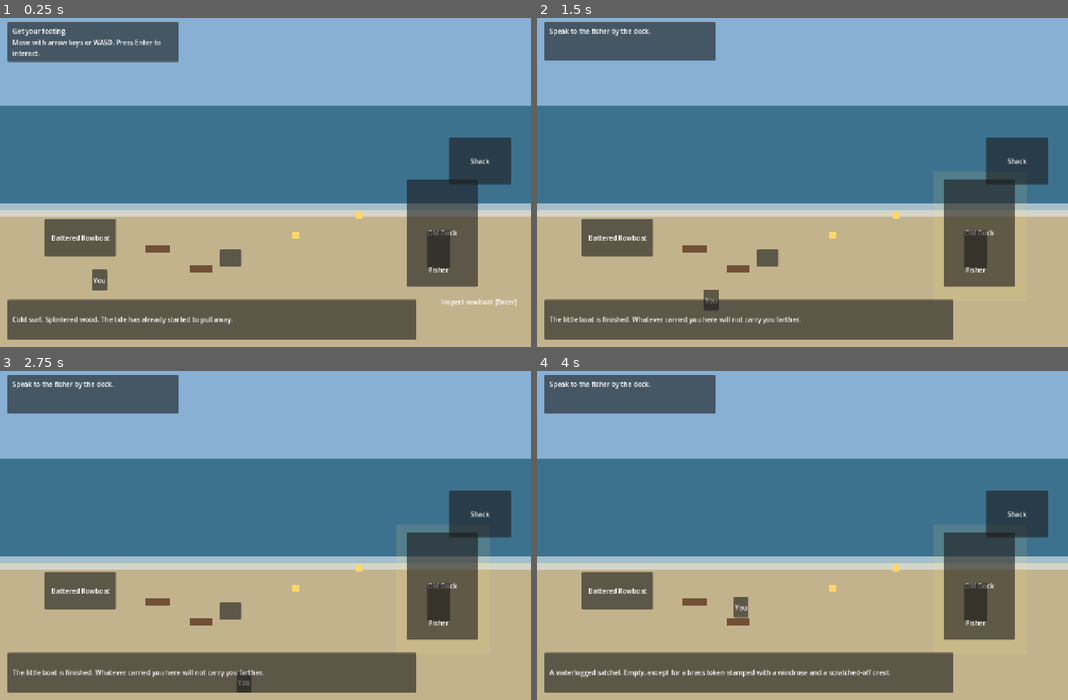
Above: before the commit, frames 1-4 (two rows, left to right).
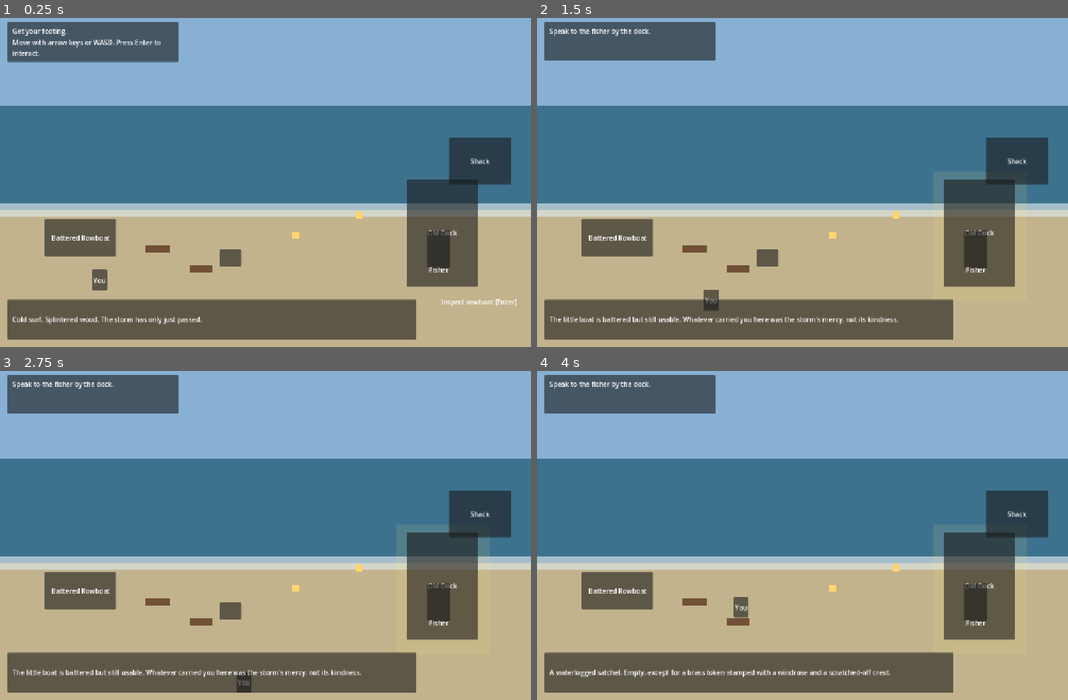
Above: after the commit, the same moments.

Repository: nwrowe/project-northwind
Game: Godot game, scene res://scenes/Main.tscn
Same seed, same stepped clock (60 frames per second), same inputs: the game is played once before the commit and once after it.
Inputs (mouse positions are in pixels of both pictures, inside the frame that each line leads up to):
- Up to frame 1 (0.25 s): no input
- Up to frame 2 (1.5 s): tap Enter (ui_accept) at 0.5, 0.77 s; move the mouse to (919, 162) at 0.52 s; hold Right (ui_right) 0.53-1.28 s; click (919, 162) at 0.67 s; move the mouse to (696, 198) at 1.27 s; hold Down (ui_down) from 1.28 s (still down)
- Up to frame 3 (2.75 s): tap Enter (ui_accept) at 1.52 s; move the mouse to (318, 459) at 2.02 s; release Down (ui_down) at 2.03 s; hold Right (ui_right) from 2.03 s (still down)
- Up to frame 4 (4 s): tap Enter (ui_accept) at 2.75, 3.02, 3.77 s; move the mouse to (775, 601) at 2.77 s; release Right (ui_right) at 2.78 s; hold Up (ui_up) 2.78-3.53 s; click (775, 601) at 2.92 s; move the mouse to (961, 584) at 3.52 s; hold Left (ui_left) from 3.53 s (still down)

The runs differ from the first frame. In frame 1, 0.2% of the frame differs, in the area x 21-44%, y 90-94%; in frame 2, 0.5%; in frame 3, 0.5%, in the area x 12-68%, y 90-94%; in frame 4, less than 0.1%.

Commit message:
Tie starter loop to storm-damaged bridge crossing

Diff:
--- a/autoload/GameState.gd
+++ b/autoload/GameState.gd
@@ -43,6 +43,7 @@
 var inn_supply_story_stage: String = ""
 var inn_supply_order: Dictionary = {}
 var inn_supply_runs_completed: int = 0
+var starter_bridge_out: bool = true
 
 var recent_trip_reports: Array = []
 var morale_history: Array[int] = []
@@ -78,7 +79,7 @@
 	morale = 0
 	game_time_seconds = START_OF_DAY_SECONDS
 	weather_cycle_index = _get_weather_cycle_index()
-	_roll_weather_for_cycle(weather_cycle_index)
+	current_weather = WEATHER_STORM
 	known_port_ids = ["aurelia"]
 	ship_task_last_day = {}
 	next_trip_chart_discount = 0.0
@@ -86,6 +87,7 @@
 	inn_supply_story_stage = "inn_intro_available"
 	inn_supply_order = {}
 	inn_supply_runs_completed = 0
+	starter_bridge_out = true
 	recent_trip_reports = []
 	morale_history = []
 	debug_contract_success_count = 0
@@ -127,6 +129,7 @@
 		"inn_supply_story_stage": inn_supply_story_stage,
 		"inn_supply_order": inn_supply_order,
 		"inn_supply_runs_completed": inn_supply_runs_completed,
+		"starter_bridge_out": starter_bridge_out,
 		"recent_trip_reports": recent_trip_reports,
 		"morale_history": morale_history,
 		"debug_contract_success_count": debug_contract_success_count,
@@ -167,6 +170,7 @@
 	inn_supply_story_stage = str(data.get("inn_supply_story_stage", ""))
 	inn_supply_order = data.get("inn_supply_order", {})
 	inn_supply_runs_completed = int(data.get("inn_supply_runs_completed", 0))
+	starter_bridge_out = bool(data.get("starter_bridge_out", inn_supply_runs_completed == 0))
 	recent_trip_reports = data.get("recent_trip_reports", [])
 	morale_history = Array(data.get("morale_history", []), TYPE_INT, "", null)
 	debug_contract_success_count = int(data.get("debug_contract_success_count", 0))
@@ -189,6 +193,9 @@
 		inn_supply_story_stage = "inn_intro_available"
 	_update_weather_state()
 	_normalize_morale()
+
+func resolve_starter_bridge_repair() -> void:
+	starter_bridge_out = false
 
 func _normalize_active_contracts(raw_contracts: Array) -> Array:
 	var normalized: Array = []
--- a/scripts/opening/OpeningShore.gd
+++ b/scripts/opening/OpeningShore.gd
@@ -32,7 +32,7 @@
 	start_position = player.position
 	objective_label.text = OBJECTIVE_MOVE
 	hint_label.text = "Move with arrow keys or WASD. Press Enter to interact."
-	story_label.text = "Cold surf. Splintered wood. The tide has already started to pull away."
+	story_label.text = "Cold surf. Splintered wood. The storm has only just passed."
 	interact_label.visible = false
 	continue_button.visible = false
 	continue_button.text = "Continue to Aurelia"
@@ -98,7 +98,7 @@
 		story_label.text = "Salt, split timber, a torn strap. Nothing aboard tells you your name."
 		objective_label.text = OBJECTIVE_DOCK
 		return
-	story_label.text = "The little boat is finished. Whatever carried you here will not carry you farther."
+	story_label.text = "The little boat is battered but still usable. Whatever carried you here was the storm's mercy, not its kindness."
 
 func _interact_satchel() -> void:
 	satchel_checked = true
@@ -112,7 +112,7 @@
 
 	if not fisher_spoken:
 		fisher_spoken = true
-		story_label.text = "The fisher says Aurelia is up the bluff. It is a poor little port, but poor ports still need hands."
+		story_label.text = "The fisher says Aurelia is up the bluff. The storm wrecked the bridge to Varenna, but small boats can still make the river crossing."
 		continue_button.visible = true
 		transition_armed = true
 		return
@@ -123,7 +123,7 @@
 	if not transition_armed:
 		return
 	GameState.current_port_id = "aurelia"
-	GameState.pending_status_message = "You reach Aurelia soaked, nameless, and broke. Maris sends you toward the Lantern Cup, where there is at least a dry room waiting for the night."
+	GameState.pending_status_message = "You reach Aurelia after the storm, soaked and nameless. Maris sends you toward the Lantern Cup, where there is a dry room waiting and talk of a washed-out bridge to Varenna."
 	ScreenRouter.show_port_screen()
 
 func _is_near(node: Control) -> bool:
--- a/scripts/systems/StarterStorySystem.gd
+++ b/scripts/systems/StarterStorySystem.gd
@@ -5,11 +5,11 @@
 const SOURCE_PORT_ID := "varenna"
 const STARTER_GOOD_ID := "grain"
 const STARTER_QUANTITY := 2
-const STARTER_ADVANCE_MONEY := 30
-const STARTER_ADVANCE_SUPPLIES := 6
+const STARTER_ADVANCE_MONEY := 24
+const STARTER_ADVANCE_SUPPLIES := 3
 const STARTER_PAYOUT := 58
-const REPEAT_ADVANCE_MONEY := 30
-const REPEAT_ADVANCE_SUPPLIES := 6
+const REPEAT_ADVANCE_MONEY := 24
+const REPEAT_ADVANCE_SUPPLIES := 2
 const REPEAT_PAYOUT := 52
 
 const STAGE_INN_INTRO := "inn_intro_available"
@@ -24,11 +24,15 @@
 	return not GameState.inn_supply_order.is_empty()
 
 func get_sleep_cost() -> int:
+	if GameState.starter_bridge_out:
+		return 0
 	if GameState.free_inn_nights > 0:
 		return 0
 	return 2 + GameState.crew_count
 
 func consume_sleep_payment() -> void:
+	if GameState.starter_bridge_out:
+		return
 	if GameState.free_inn_nights > 0:
 		GameState.free_inn_nights = max(0, GameState.free_inn_nights - 1)
 		return
@@ -59,7 +63,7 @@
 		return {
 			"visible": true,
 			"title": "Lantern Cup Supply Run",
-			"text": "The inn still needs %d %s from %s. You were advanced %d gold and %d supplie …(142 unchanged characters)…
+			"text": "The inn still needs %d %s from %s. Last night's severe storm knocked out the bridge, so the rowboat crossing is the only fast way over. You were advanced %d gold and %d supplie …(142 unchanged characters)…
 			"action_text": "",
 			"action_id": "",
 		}
@@ -69,7 +73,7 @@
 			return {
 				"visible": true,
 				"title": "A Bed for the Night",
-				"text": "Maris has already spoken to the Lantern Cup for you. The innkeeper offers you one room for free tonight. By the hearth you overhear that the regular supply boat from Varenna is overdue.",
+				"text": "The storm that washed you ashore also knocked out the bridge to Varenna. Maris has already spoken to the Lantern Cup for you. The innkeeper offers you a room for free while the town sorts itself out after the damage.",
 				"action_text": "Accept Free Room",
 				"action_id": "accept_free_room",
 			}
@@ -77,7 +81,7 @@
 			return {
 				"visible": true,
 				"title": "A First Real Errand",
-				"text": "The innkeeper asks if the rowboat outside is yours. If you can fetch 2 Grain from Varenna before the pantry runs dry, the Lantern Cup will advance coin and provisions and pay you on return.",
+				"text": "With the bridge down, the inn's regular supply run from Varenna has failed. The innkeeper asks if the rowboat outside is yours. If you can cross over and fetch 2 Grain, the Lantern Cup will cover your costs, keep your room, and pay you on return.",
 				"action_text": "Accept Supply Run",
 				"action_id": "accept_supply_run",
 			}
@@ -85,7 +89,7 @@
 			return {
 				"visible": true,
 				"title": "Lantern Cup Orders",
-				"text": "Now that you have proven you can make the run, the innkeeper will occasionally pay you to keep Aurelia stocked when the regular boats are late.",
+				"text": "Until the bridge is repaired, the Lantern Cup still needs small urgent runs from Varenna. Your room remains covered as long as you keep helping the inn stay stocked.",
 				"action_text": "Ask for Another Run",
 				"action_id": "accept_supply_run",
 			}
@@ -113,7 +117,7 @@
 	var quantity: int = int(order.get("quantity", 0))
 	var good_id: String = str(order.get("good_id", ""))
 	var good_name: String = str(GameData.get_good(good_id).get("name", good_id))
-	return "Inn order: buy %d %s for the Lantern Cup in Aurelia." % [quantity, good_name]
+	return "Inn order: buy %d %s for the Lantern Cup in Aurelia while the bridge is out." % [quantity, good_name]
 
 func can_deliver_active_order() -> bool:
 	if not has_active_inn_order():
@@ -128,7 +132,7 @@
 		return {"success": false, "message": "The room arrangement has already been made."}
 	GameState.free_inn_nights = max(GameState.free_inn_nights, 1)
 	GameState.inn_supply_story_stage = STAGE_JOB_OFFER
-	return {"success": true, "message": "You are given a dry room upstairs for the night. Over soup and low voices, you learn the inn's Varenna supply boat is missing and the pantry is running short."}
+	return {"success": true, "message": "You are given a dry room upstairs for the night. Over soup and low voices, you learn the storm wrecked the bridge to Varenna and stranded the inn's normal food run."}
 
 func _accept_supply_run() -> Dictionary:
 	if has_active_inn_order():
@@ -142,7 +146,7 @@
 	GameState.supplies += int(order.get("advance_supplies", 0))
 	GameState.inn_supply_story_stage = STAGE_JOB_ACTIVE
 	var source_name: String = str(GameData.get_port(str(order.get("source_port", SOURCE_PORT_ID))).get("name", SOURCE_PORT_ID))
-	return {"success": true, "message": "The innkeeper gives you %d gold, adds %d supplies to your rowboat, and asks for %d Grain from %s. There will be more coin waiting if you return with the food." % [int(order.get("advance_money", 0)) …(85 unchanged characters)…
+	return {"success": true, "message": "The innkeeper gives you %d gold, adds %d supplies to your rowboat, and asks for %d Grain from %s. With the bridge gone, the rowboat is the fastest way to make the crossing." % [int(order.get("advance_money", 0)) …(85 unchanged characters)…
 
 func _deliver_inn_order() -> Dictionary:
 	if not can_deliver_active_order():
@@ -157,7 +161,7 @@
 	GameState.inn_supply_order = {}
 	GameState.inn_supply_runs_completed += 1
 	GameState.inn_supply_story_stage = STAGE_REPEATABLE
-	return {"success": true, "message": "The Lantern Cup takes the food at once. The innkeeper pays you %d gold and says there will be more work whenever the regular boats are late." % payout}
+	return {"success": true, "message": "The Lantern Cup takes the food at once. The innkeeper pays you %d gold and tells you the room is still yours while the bridge stays down and the inn keeps needing help." % payout}
 
 func _build_inn_order(first_run: bool) -> Dictionary:
 	return {
--- a/scripts/systems/TravelSystem.gd
+++ b/scripts/systems/TravelSystem.gd
@@ -1,5 +1,9 @@
 class_name TravelSystem
 extends RefCounted
+
+const STARTER_RIVER_ROUTE_IDS := ["aurelia_varenna", "aurelia_varenna_rev"]
+const STARTER_RIVER_SUPPLY_COST := 1
+const STARTER_RIVER_TRAVEL_HOURS := 2.0
 
 var event_system: EventSystem = EventSystem.new()
 var contract_system: ContractSystem = ContractSystem.new()
@@ -8,6 +12,8 @@
 	return GameData.get_routes_from(GameState.current_port_id)
 
 func get_supply_cost(route: Dictionary) -> int:
+	if _is_starter_river_crossing(route):
+		return STARTER_RIVER_SUPPLY_COST
 	var distance: float = float(route.get("distance", 0))
 	var efficiency: float = max(0.1, GameState.get_effective_supply_efficiency())
 	var base_cost: int = int(ceil(distance / efficiency))
@@ -25,8 +31,57 @@
 		return {"success": false, "message": "Route not found."}
 	if not can_travel(route):
 		return {"success": false, "message": "Not enough supplies or ship cannot travel."}
+	if _is_starter_river_crossing(route):
+		return _advance_starter_river_crossing(route)
+	return _advance_trip(route, get_supply_cost(route))
 
-	return _advance_trip(route, get_supply_cost(route))
+func _advance_starter_river_crossing(route: Dictionary) -> Dictionary:
+	var from_port_id: String = GameState.current_port_id
+	var from_port: Dictionary = GameData.get_port(from_port_id)
+	var destination_port_id: String = str(route.get("to", GameState.current_port_id))
+	var destination: Dictionary = GameData.get_port(destination_port_id)
+	var start_money: int = GameState.money
+	var start_morale: int = GameState.morale
+	var supply_cost: int = STARTER_RIVER_SUPPLY_COST
+	var chart_bonus_used: float = GameState.next_trip_chart_discount
+	GameState.supplies -= supply_cost
+	GameState.next_trip_chart_discount = 0.0
+	GameState.advance_game_time_seconds(STARTER_RIVER_TRAVEL_HOURS * 3600.0)
+	GameState.current_port_id = destination_port_id
+	GameState.discover_port(destination_port_id)
+	var contract_result: Dictionary = contract_system.resolve_contracts_on_arrival()
+	GameState.record_trip_report({
+		"day": GameState.day_count,
+		"route_id": str(route.get("id", "")),
+		"from_port_id": from_port_id,
+		"from_port_name": str(from_port.get("name", from_port_id)),
+		"to_port_id": destination_port_id,
+		"to_port_name": str(destination.get("name", destination_port_id)),
+		"money_before": start_money,
+		"money_after": GameState.money,
+		"money_delta": GameState.money - start_money,
+		"morale_before": start_morale,
+		"morale_after": GameState.morale,
+		"upkeep_paid": 0,
+	})
+	var arrival_summary: String = _build_starter_river_summary(
+		str(from_port.get("name", from_port_id)),
+		str(destination.get("name", destination_port_id)),
+		supply_cost,
+		chart_bonus_used,
+		contract_result
+	)
+	GameState.pending_status_message = arrival_summary
+	return {
+		"success": true,
+		"destination_port_id": destination_port_id,
+		"supply_cost": supply_cost,
+		"trip_costs": {"crew_wages": 0, "officer_wages": 0, "ship_upkeep": 0, "total_due": 0, "paid": 0, "unpaid": 0, "morale_change": 0},
+		"event_triggered": false,
+		"event_payload": {"triggered": false},
+		"arrival_summary": arrival_summary,
+		"contract_result": contract_result,
+	}
 
 func _advance_trip(route: Dictionary, supply_cost: int) -> Dictionary:
 	var from_port_id: String = GameState.current_port_id
@@ -85,6 +140,18 @@
 		"contract_result": contract_result,
 	}
 
+func _build_starter_river_summary(from_port_name: String, to_port_name: String, supply_cost: int, chart_bonus_used: float, contract_result: Dictionary) -> String:
+	var lines: Array[String] = []
+	lines.append("River crossing: %s -> %s" % [from_port_name, to_port_name])
+	lines.append("The storm took the bridge, so small boats are handling the crossing for now.")
+	lines.append("Supplies spent: %d | Travel time: %d hours" % [supply_cost, int(STARTER_RIVER_TRAVEL_HOURS)])
+	if GameState.get_travel_supply_discount() > 0.0 or chart_bonus_used > 0.0:
+		lines.append("Route planning still helped you trim supplies on the crossing.")
+	var waiting_count: int = int(contract_result.get("destination_waiting_count", 0))
+	if waiting_count > 0:
+		lines.append("Contracts waiting on cargo at this port: %d" % waiting_count)
+	return "\n".join(lines)
+
 func _build_arrival_summary(from_port_name: String, to_port_name: String, supply_cost: int, trip_costs: Dictionary, event_triggered: bool, contract_result: Dictionary, chart_bonus_used: float) -> String:
 	var lines: Array[String] = []
 	lines.append("Arrived: %s -> %s" % [from_port_name, to_port_name])
@@ -112,3 +179,8 @@
 		lines.append("Contracts waiting on cargo at this port: %d" % waiting_count)
 
 	return "\n".join(lines)
+
+func _is_starter_river_crossing(route: Dictionary) -> bool:
+	if not GameState.starter_bridge_out:
+		return false
+	return str(route.get("id", "")) in STARTER_RIVER_ROUTE_IDS
